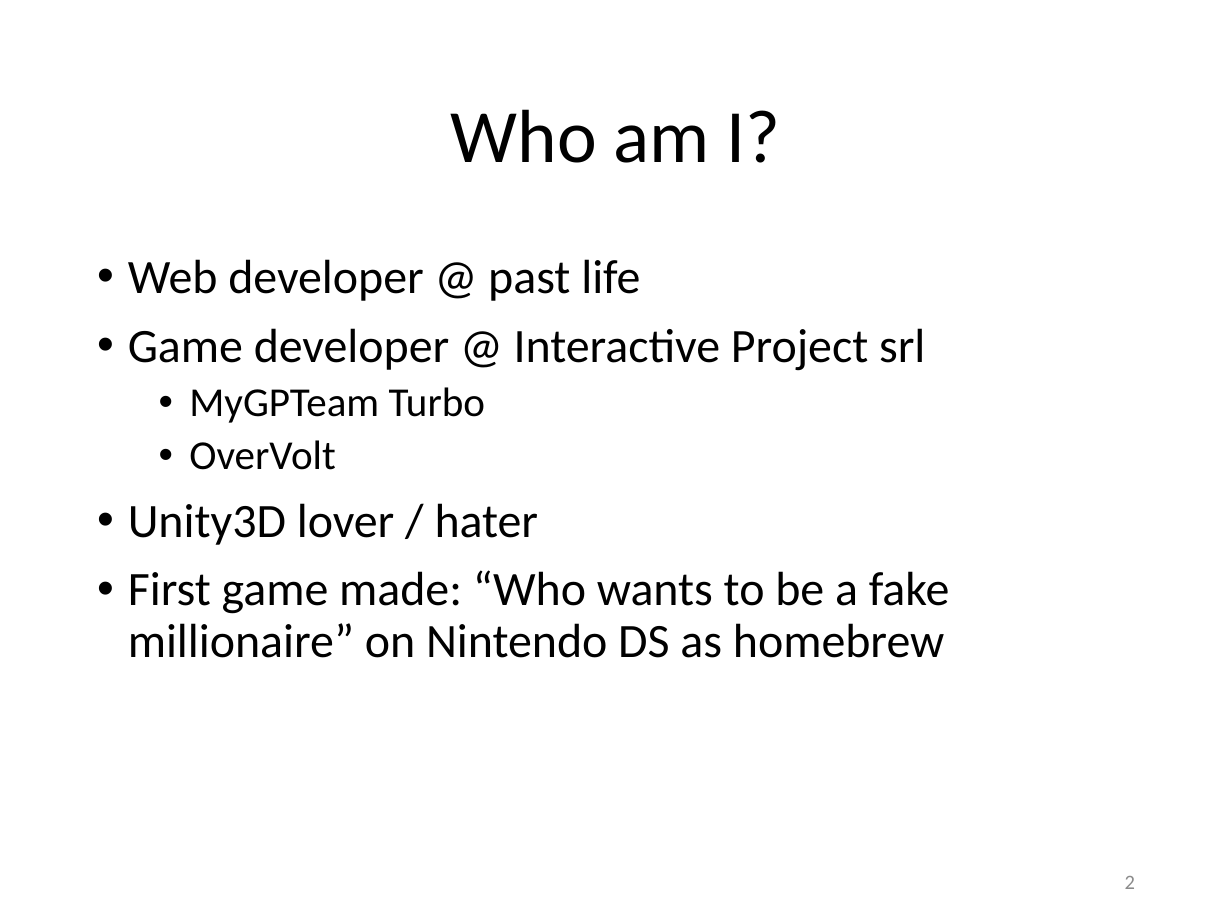
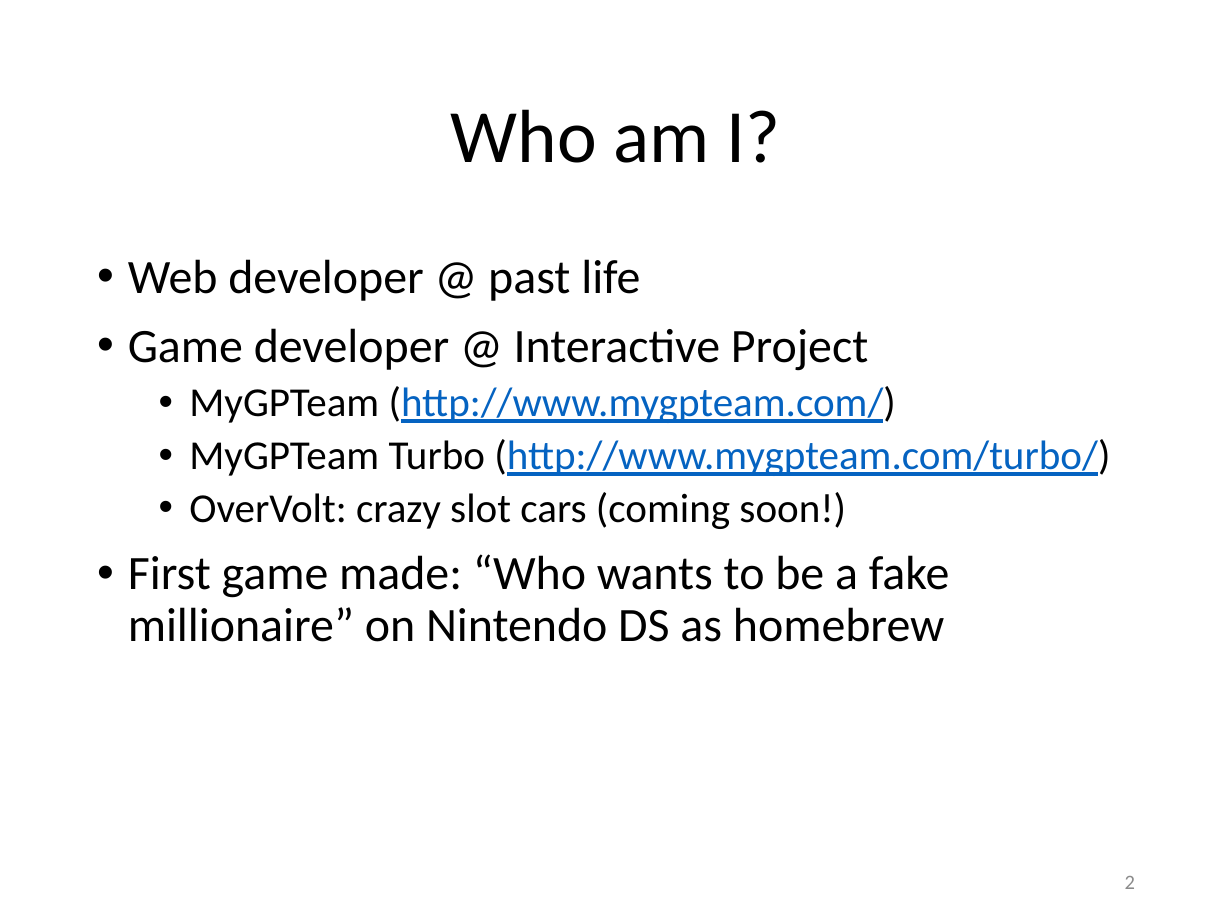
Before and after one commit to Lotti/codemotion2014, a slide deck: slide 2 of codemotion.pptx. Drawn at 1232x924 pixels with LibreOffice and Linux fonts; fonts in the diff are those of the drawing; background and template pictures are left out. Boxes give left, top, right and bottom in pixels: in the first picture for what was removed or moved away, otherwise in the second. Text is boxed around its words. In the diff, an @@ line names an element or a change of style, - is before the commit and + after.

```diff
--- a/codemotion.pptx
+++ b/codemotion.pptx
@@ text at (128,328,1110,529): text changed; size 28 to 24 pt @@
-• Game developer @ Interactive Project srl
-  • MyGPTeam Turbo
-  • OverVolt
-• Unity3D lover / hater
+• Game developer @ Interactive Project
+  • MyGPTeam (http://www.mygpteam.com/)
+  • MyGPTeam Turbo (http://www.mygpteam.com/turbo/)
+  • OverVolt: crazy slot cars (coming soon!)
```
Also in this commit, not shown: 10 other slides changed, 5 slides added, 1 other file.
